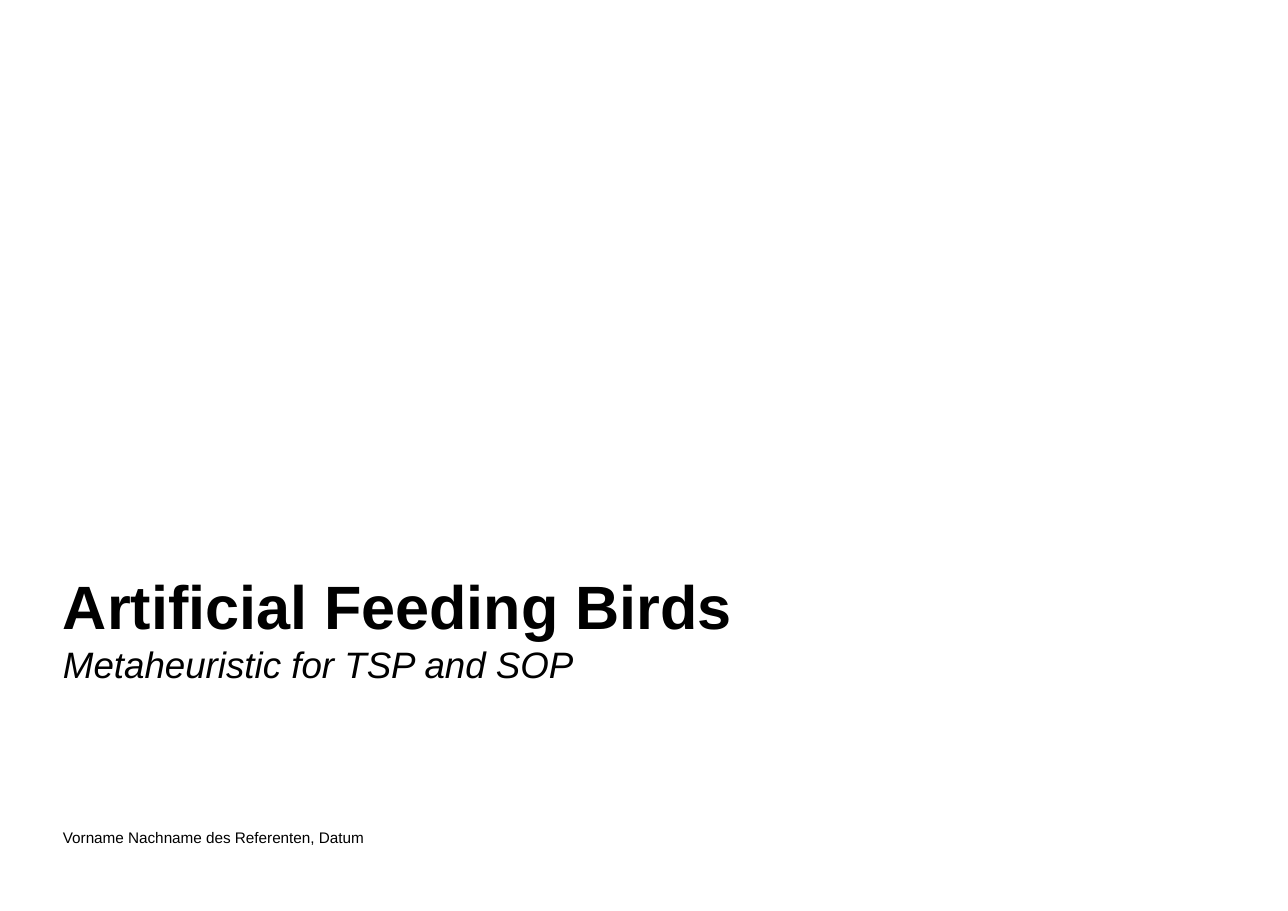
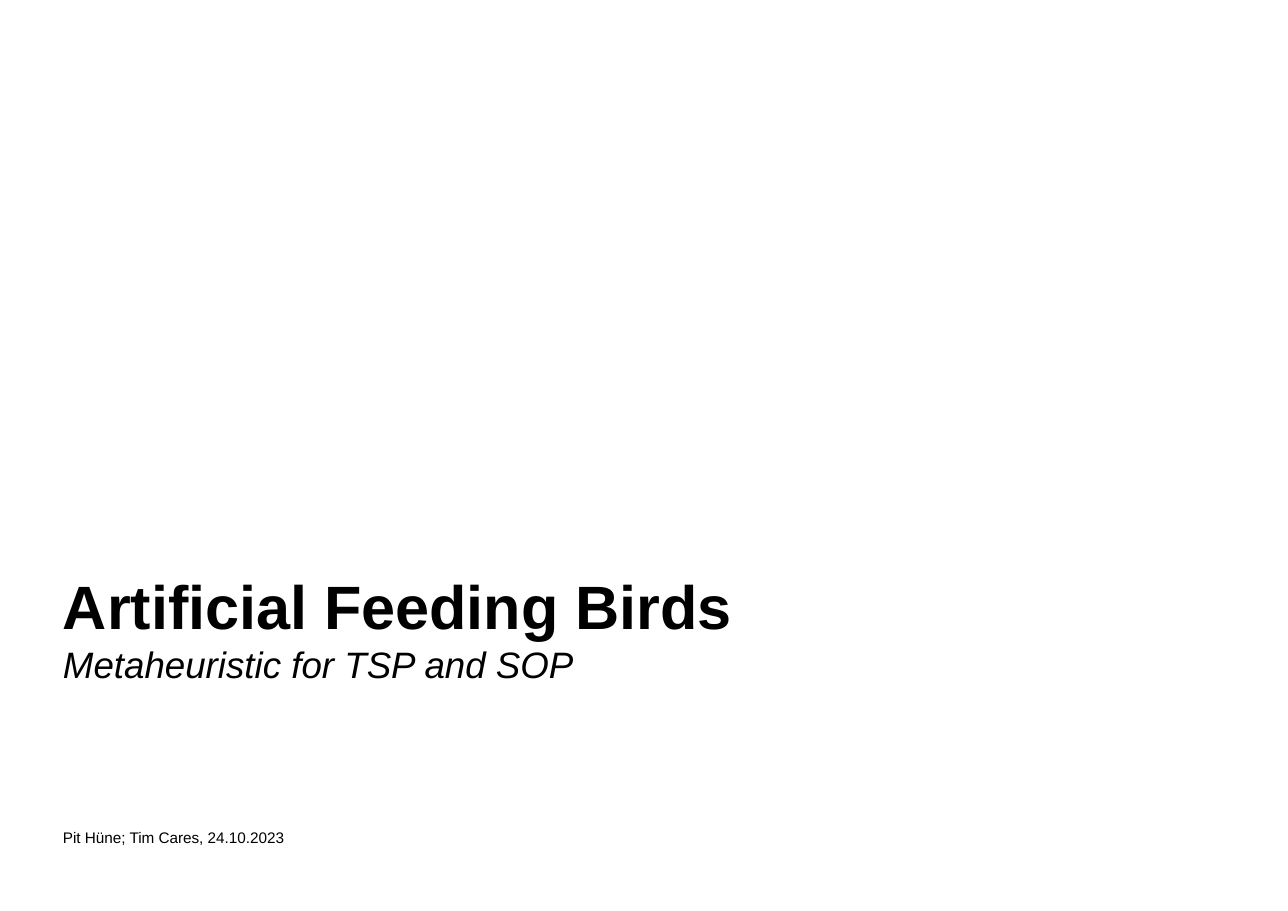
Before and after one commit to TimCares/AFB-Metaheuristic, a slide deck: slide 1 of doc/algorithm.pptx. Drawn at 1288x911 pixels with LibreOffice and Linux fonts; fonts in the diff are those of the drawing; background and template pictures are left out. Boxes give left, top, right and bottom in pixels: in the first picture for what was removed or moved away, otherwise in the second. Text is boxed around its words. In the diff, an @@ line names an element or a change of style, - is before the commit and + after.

```diff
--- a/doc/algorithm.pptx
+++ b/doc/algorithm.pptx
@@ text at <box>63,832,284,845</box>: text changed @@
-Vorname Nachname des Referenten, Datum
+Pit Hüne; Tim Cares, 24.10.2023
```
Also in this commit, not shown: 14 other slides changed, 2 slides added.
